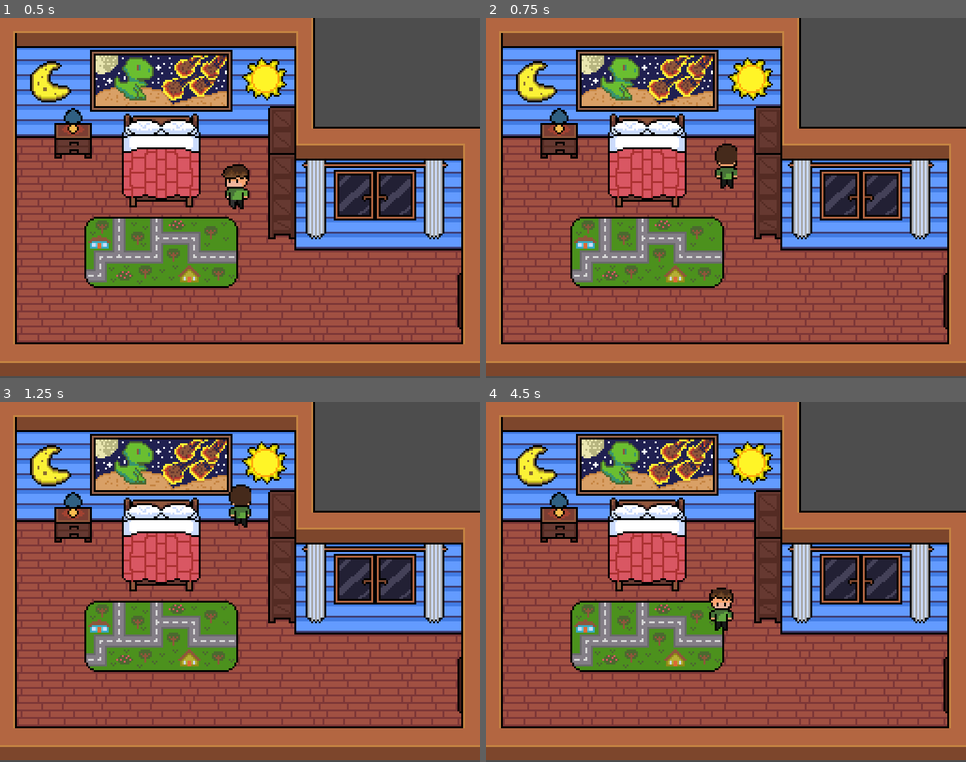
Above: before the commit, frames 1-4 (two rows, left to right).
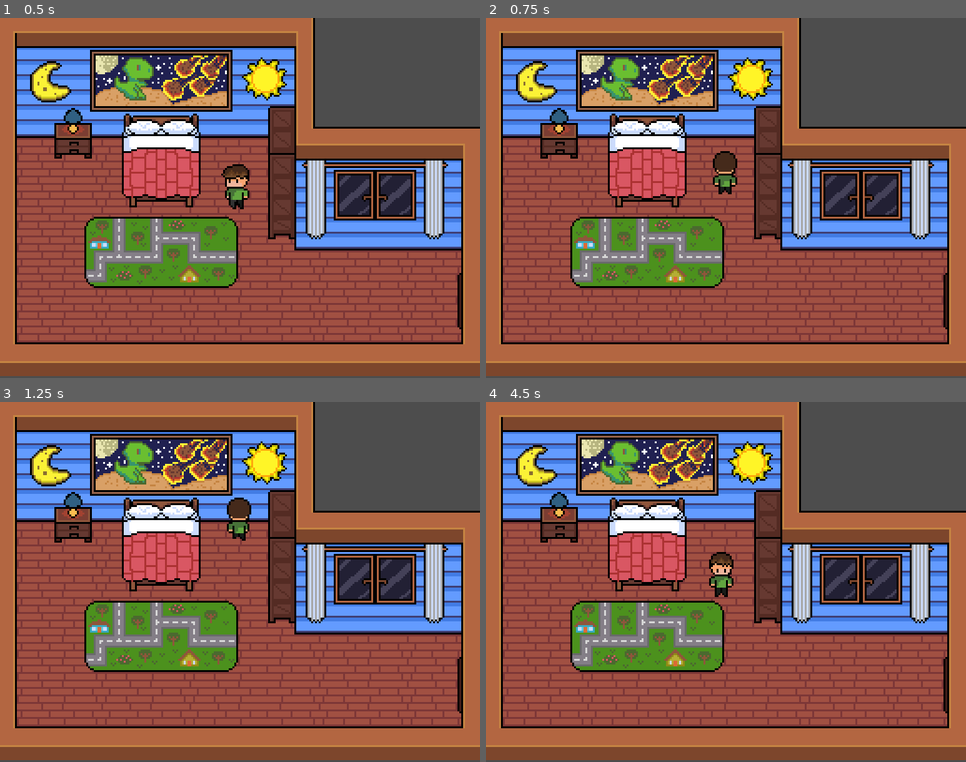
Above: after the commit, the same moments.

Repository: c-salviato/hardwaregame
Game: Godot game, scene res://Fases/FaseInicial.tscn
Same seed, same stepped clock (60 frames per second), same inputs: the game is played once before the commit and once after it. The engine's default icon, where the game draws it, is replaced by a stand-in: a white triangle on a blue panel in a dark square.
Inputs:
- Up to frame 1 (0.5 s): no input
- Up to frame 2 (0.75 s): tap Enter (ui_accept) at 0.5 s; hold W (andar_cima) from 0.53 s (still down); tap D (andar_dir) at 0.6 s
- Up to frame 3 (1.25 s): keep holding W (andar_cima); tap Enter (ui_accept) at 0.77 s
- Up to frame 4 (4.5 s): release W (andar_cima) at 1.28 s; hold S (andar_baixo) 1.28-2.03 s; tap A (andar_esq) at 1.35, 2.85, 4.35 s; tap Enter (ui_accept) at 1.52, 3.02, 3.77 s; hold W (andar_cima) 2.03-3.53 s; tap D (andar_dir) at 2.1, 3.6 s; hold S (andar_baixo) from 3.53 s (still down)

Frame 1 is identical in both runs. In frame 2, 0.5% of the frame differs, in the area x 47-53%, y 34-49%; in frame 3, 0.6%; in frame 4, 0.9%, in the area x 46-52%, y 41-64%.

Commit message:
arrumando a vel

Diff:
--- a/techquest/cenario/player.gd
+++ b/techquest/cenario/player.gd
@@ -1,6 +1,6 @@
 extends CharacterBody2D
 
-const VEL = 60.0
+const VEL = 40.0
 
 @onready var anim = $Animacao
 
